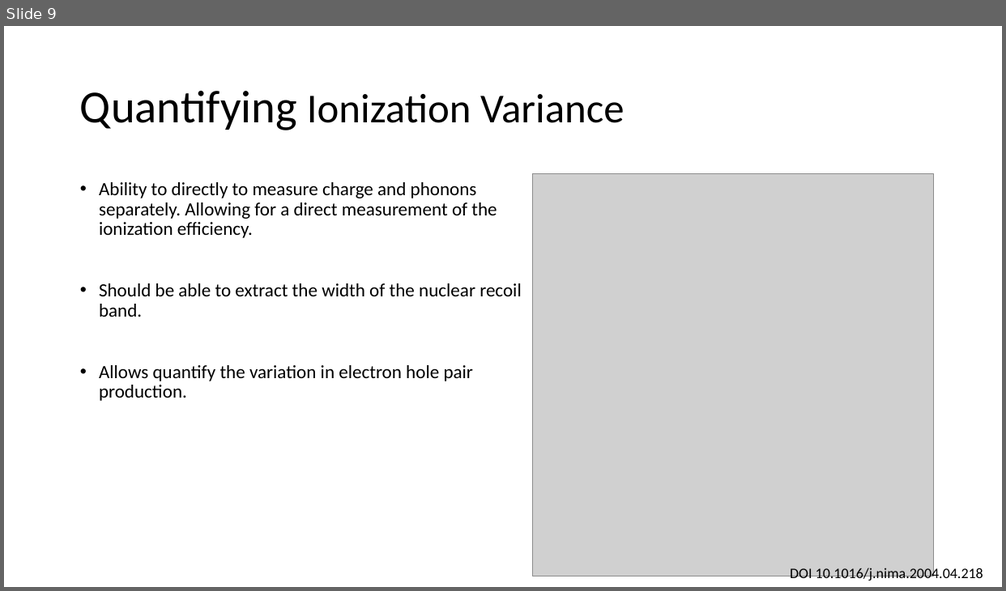
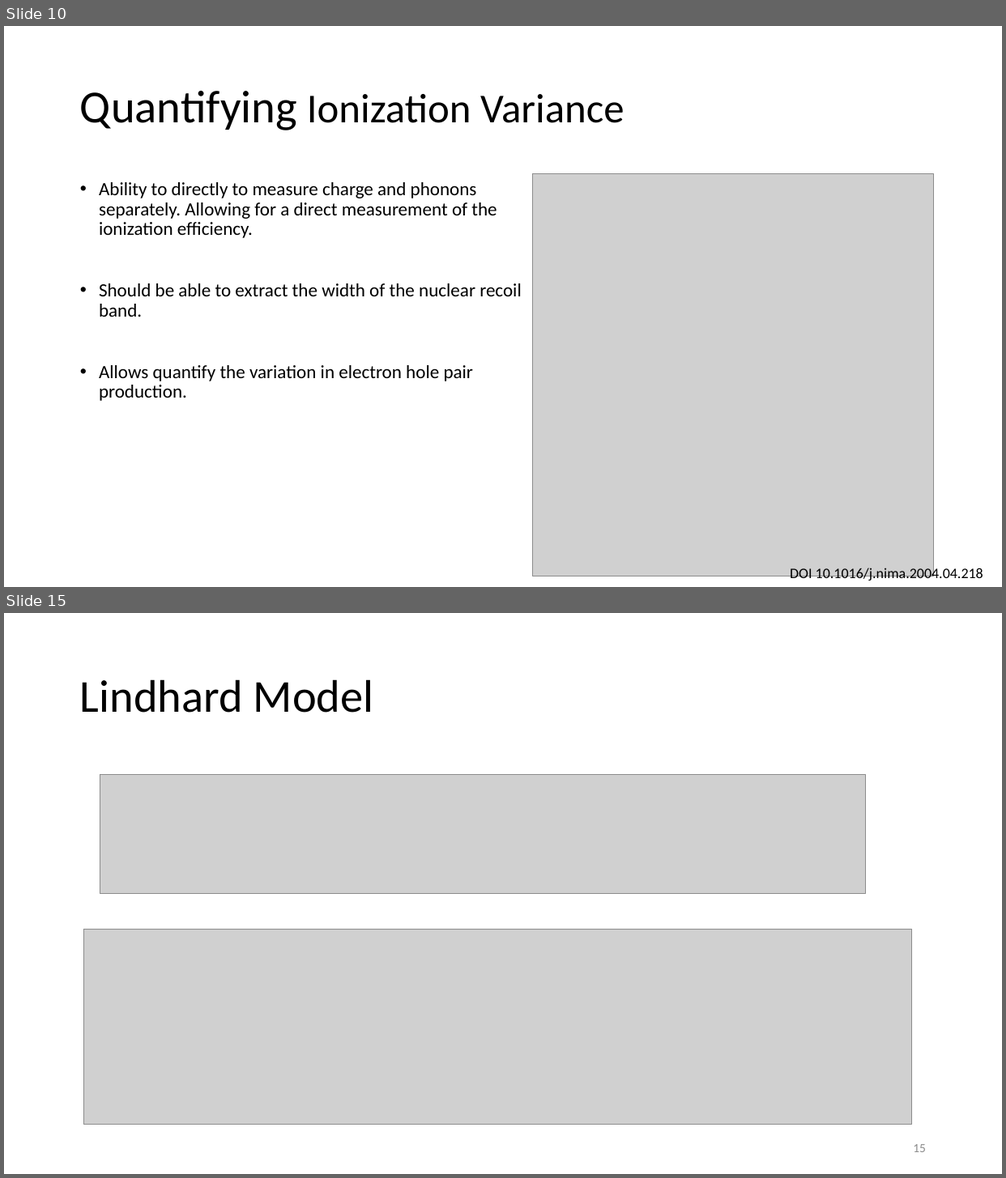
Before and after one commit to villaa/nrFano_Constraint, a slide deck: Mitch_Hawaii_talk. .pptx. Shown one above the other, each under a label of ours: slide 9 before the commit, slides 10 and 15 after it; the slides between them are not shown. The pictures are 1006x591 and 1006x1178 pixels, drawn with LibreOffice and Linux fonts; fonts in the diff are those of the drawing; grey boxes stand for pictures. Boxes give left, top, right and bottom in pixels: in the first picture for what was removed or moved away, otherwise in the second. Text is boxed around its words. In the diff, an @@ line names an element or a change of style, - is before the commit and + after.

```diff
--- a/Mitch_Hawaii_talk. .pptx
+++ b/Mitch_Hawaii_talk. .pptx
@@ slide 15 added at (4,613,1002,1174), background #FFFFFF @@
@@ title added at (80,679,374,713), 44 pt, text #000000 @@
+Lindhard Model
@@ picture added at (100,775,865,894) @@
@@ picture added at (84,929,912,1124) @@
@@ page number added at (913,1144,926,1152), 12 pt, text #8C8C8C @@
+15
@@ what was slide 9 is now slide 10 @@
```
Also in this commit, not shown: 5 slides changed, 10 other slides added, 1 slide removed, 16 other files.
